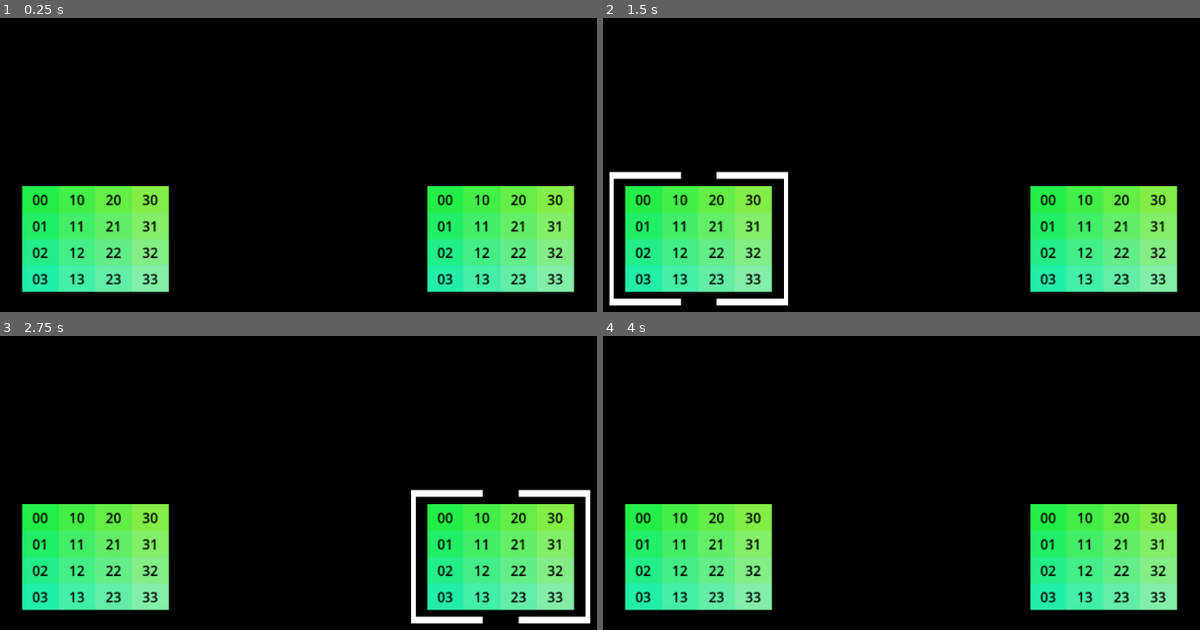
Above: before the commit, frames 1-4 (two rows, left to right).
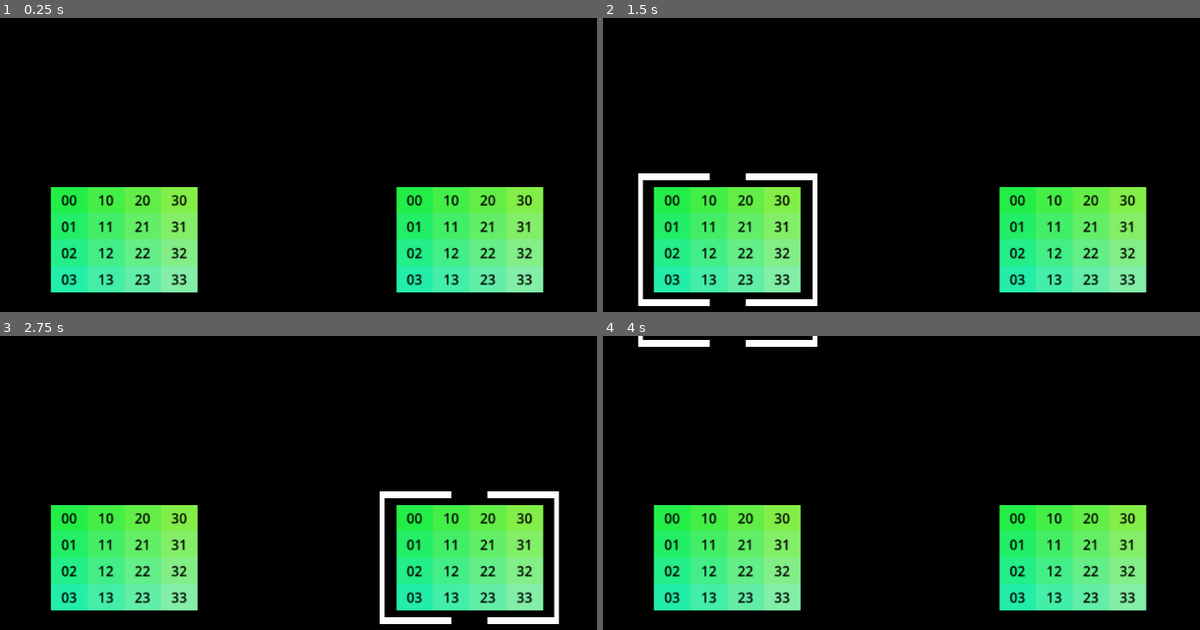
Above: after the commit, the same moments.

Repository: romantic-brutalist/one-last-job
Game: Godot game, scene res://scenes/game.tscn
Two runs of this game, one before a commit and one after it. Both use one fixed random seed, a clock stepped at 60 frames per second and the inputs below.
Inputs:
- Up to frame 1 (0.25 s): no input
- Up to frame 2 (1.5 s): tap Enter at 0.5 s; hold D (right) 0.53-1.28 s; tap Space (space) at 0.6, 1.25, 1.35 s; hold Down (down) from 1.28 s (still down)
- Up to frame 3 (2.75 s): tap Enter at 2 s; release Down (down) at 2.03 s; hold D (right) from 2.03 s (still down); tap Space (space) at 2.1 s
- Up to frame 4 (4 s): tap Space (space) at 2.75, 2.85, 3.6 s; release D (right) at 2.78 s; hold W (up) 2.78-3.53 s; tap Enter at 3.5 s; hold A (left) from 3.53 s (still down)

The runs differ from the first frame. In frame 1, 18% of the frame differs, in the area x 3-97%, y 57-94%; in frame 2, 20%; in frame 3, 20%, in the area x 3-100%, y 52-98%; in frame 4, 19%.

Commit message:
grid generator lean 	-grid generator now only uses box counts, no more split size

Diff:
--- a/scripts/box.gd
+++ b/scripts/box.gd
@@ -1,7 +1,7 @@
 extends Node2D
 
 const BASE := Color("#23ee47")
-const ALARM := Color("fc8151")
+const COMPUTE := Color("fc8151")
 const STEP := 128.0 / 255.0 / 4.0
 
 var cells: Array[ColorRect] = []
@@ -12,14 +12,14 @@
 	# $colorbox.color = Color("#23ee47")
 
 
-func setup(_position: Vector2, _size: Vector2 = Vector2(175, 125), ib_count: Vector2 = Vector2(4, 4), _type: String = "cells") -> void:
+func setup(_type: String, _position: Vector2, _size: Vector2 = Vector2(175, 125), ib_count: Vector2 = Vector2(4, 4)) -> void:
 	var ib_box_size: Vector2 = floor(_size / ib_count)
 	var ib_initial_pos: Vector2 = -2 * ib_box_size
 	var _color: Color
 	if _type == "cells":
 		_color = BASE
-	elif _type == "alarm":
-		_color = ALARM
+	elif _type == "compute":
+		_color = COMPUTE
 	for i in range(ib_count.x):
 		for j in range(ib_count.y):
 			# print(i, j)
--- a/scripts/game.gd
+++ b/scripts/game.gd
@@ -11,32 +11,34 @@
 var direction: Vector2
 var box_size: Vector2
 var selector_scale: Vector2
-var box_count_cells: Vector2 = Vector2(0, 0)
+var box_count_cells: Vector2 = Vector2(4, 3)
 var box_count_compute: Vector2 = Vector2(1, 10)
+var init_margin: Vector2 = Vector2(0.2, 0.2)
 
 
 func _ready() -> void:
 	var plain_size: Vector2 = $ColorRect.size
 	print("Plain Size:", plain_size)
-	var split_size: Vector2 = Vector2(400, 300)
 	box_size = Vector2(175, 125)
 	selector_scale = Vector2(1.2, 1.25)
 	$Selector.size = box_size * selector_scale
-	var cell_positions: Array[Vector2] = generate_grid_positions(plain_size, Vector2(0, 0), box_size, split_size)
-	if box_count_cells.length() == 0:
-		if not cell_positions.is_empty():
-			box_count_cells = cell_positions.pop_back()
+	var cell_positions: Array[Vector2] = generate_grid_positions(plain_size, box_count_cells, box_size, init_margin)
 	for box_position in cell_positions:
 		print(box_position)
 		var box1: Node2D = box_scene.instantiate()
-		box1.setup(box_position)
+		box1.setup("cells", box_position)
 		boxes_cells.append(box1)
 		$boxes.add_child(box1)
 		cells.append(box_position)
 	$Selector.position = cells[selector_pos.x * box_count_cells.y + selector_pos.y] - box_size * (selector_scale / 2)
 
-	# var cell_positions_compute: Array[Vector2] = generate_grid_positions(plain_size, box_count_compute, box_size / 4, split_size / 4)
-
+	var cell_positions_compute: Array[Vector2] = generate_grid_positions(plain_size, box_count_compute, box_size / 4)
+	for compute_box_position in cell_positions_compute:
+		print(compute_box_position)
+		var box2: Node2D = box_scene.instantiate()
+		box2.setup("compute", compute_box_position, Vector2(75, 50), Vector2(1, 1))
+		boxes_compute.append(box2)
+		$boxes.add_child(box2)
 	print("BOX_COUNT:", box_count)
 
 
@@ -65,21 +67,10 @@
 		_plain_size: Vector2,
 		_box_count,
 		_box_size: Vector2 = Vector2(175, 125),
-		_split_size: Vector2 = Vector2(400, 300),
 		margin_ratio: Vector2 = Vector2(0.1, 0.1),
 ) -> Array[Vector2]:
 	var positions: Array[Vector2]
-	var flag: bool = false
-	if _box_count.length() == 0:
-		if margin_ratio == null:
-			push_error("Generate Grid Error: Either margin_ratio or box_count ")
-		_box_count = floor(_plain_size * (Vector2(1, 1) - 2 * margin_ratio) / _split_size)
-		flag = true
-	elif _split_size.length() == 0:
-		var _straight_split_size = floor(_plain_size * (Vector2(1, 1) - 2 * margin_ratio) / _box_count)
-		var _residue: Vector2 = (_plain_size * (Vector2(1, 1) - 2 * margin_ratio) - _box_count * _straight_split_size) / _box_count
-		_split_size = _straight_split_size + _residue
-		print("split size:", _straight_split_size, _residue, _split_size)
+	var _split_size = floor(_plain_size * (Vector2(1, 1) - 2 * margin_ratio) / _box_count)
 
 	var margin: Vector2 = (_plain_size - _box_count * _split_size) / 2
 	var span: Vector2 = floor((_plain_size - 2 * margin - _box_size) / (_box_count - Vector2(1, 1)))
@@ -88,8 +79,6 @@
 			var box_pos: Vector2 = $ColorRect.position + margin + _box_size / 2 + span * Vector2(i, j)
 			positions.append(box_pos)
 			print("Box pos idx|", i, j, box_pos)
-	if flag:
-		positions.append(_box_count)
 	return positions
 
 
